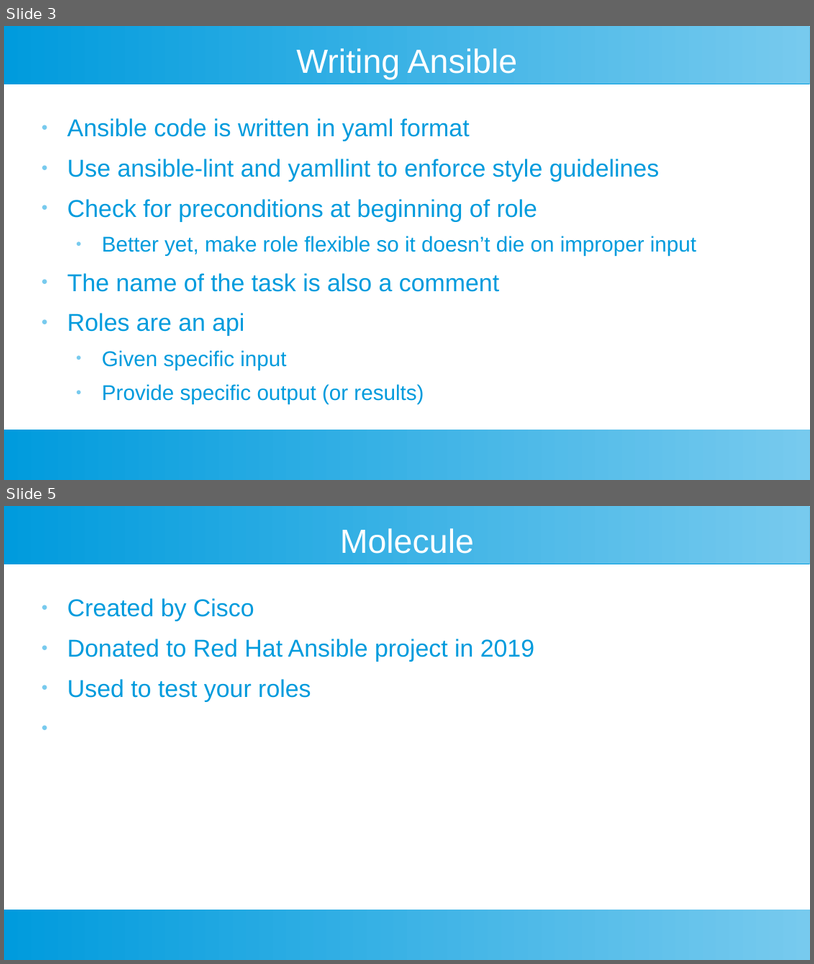
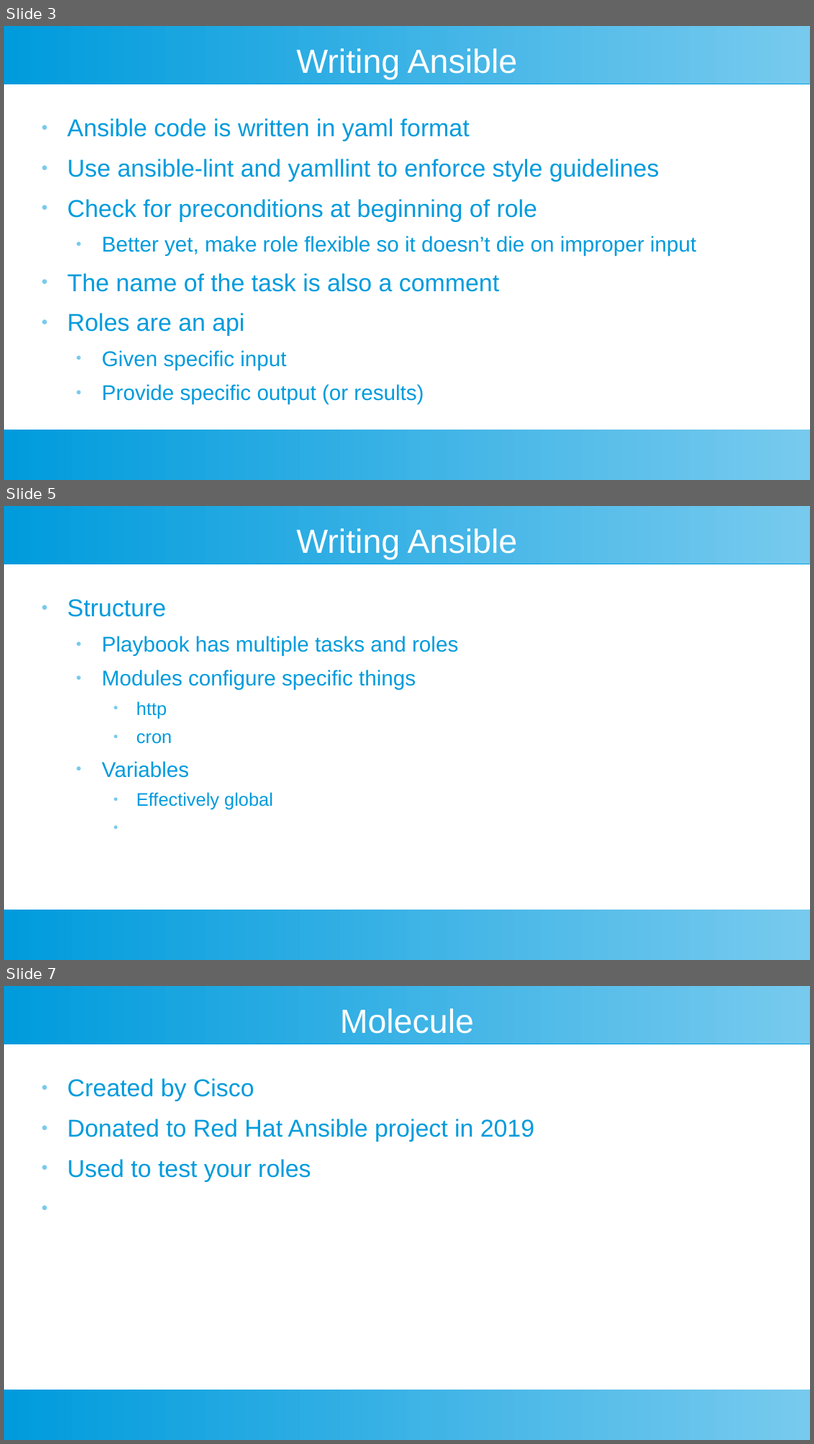
Before and after one commit to riffraff169/ansible-training, a slide deck: docs/ansible-slides.pptx. Shown one above the other, each under a label of ours: slides 3 and 5 before the commit, slides 3, 5 and 7 after it; the slides between them are not shown. The pictures are 814x964 and 814x1444 pixels, drawn with LibreOffice and Linux fonts; fonts in the diff are those of the drawing. Boxes give left, top, right and bottom in pixels: in the first picture for what was removed or moved away, otherwise in the second. Text is boxed around its words. In the diff, an @@ line names an element or a change of style, - is before the commit and + after.

```diff
--- a/docs/ansible-slides.pptx
+++ b/docs/ansible-slides.pptx
@@ slide 5 added at [4, 506, 810, 960], background #FFFFFF; not listed: 2 template elements that a slide beside it also shows @@
@@ text added at [296, 528, 518, 559], 33 pt, text #FFFFFF @@
+Writing Ansible
@@ text added at [67, 599, 458, 809], 21 pt, text #009BDD @@
+● Structure
+  ● Playbook has multiple tasks and roles
+  ● Modules configure specific things
+    ● http
+    ● cron
+  ● Variables
+    ● Effectively global
@@ what was slide 5 is now slide 7 @@
```
Also in this commit, not shown: 1 slide changed, 1 other slide added, 1 other file.
